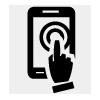
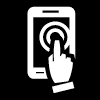
Layers edited between the first and the second w=100, h=100 image:
painted on "Pasted Layer" over [9, 5, 91, 94]
painted on "Background" over [0, 0, 100, 100]
